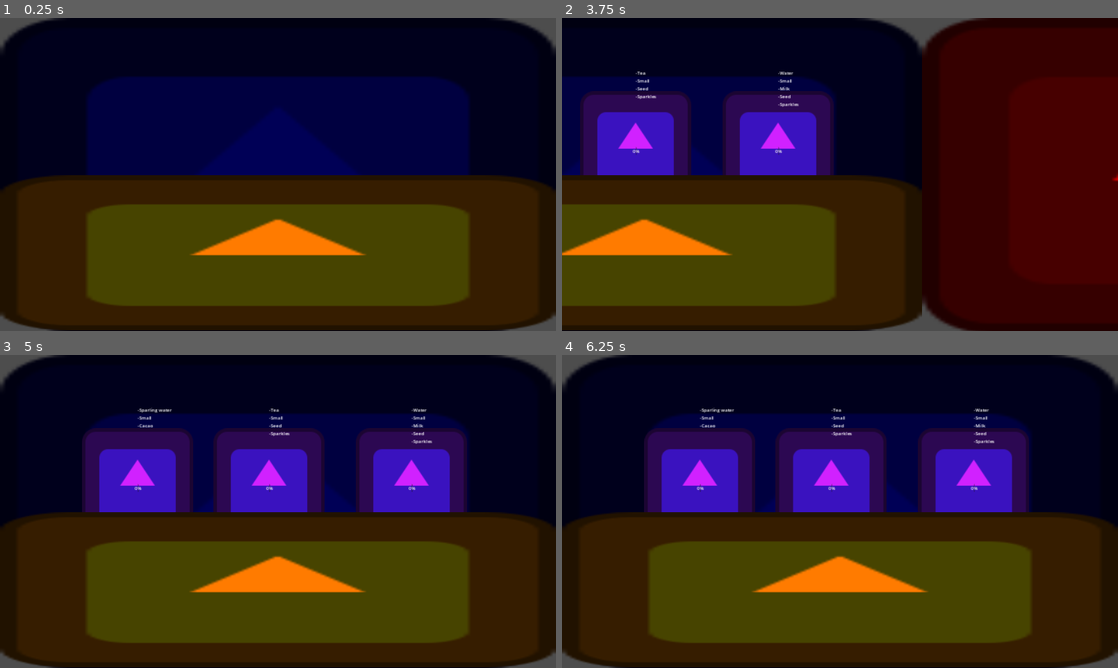
Above: before the commit, frames 1-4 (two rows, left to right).
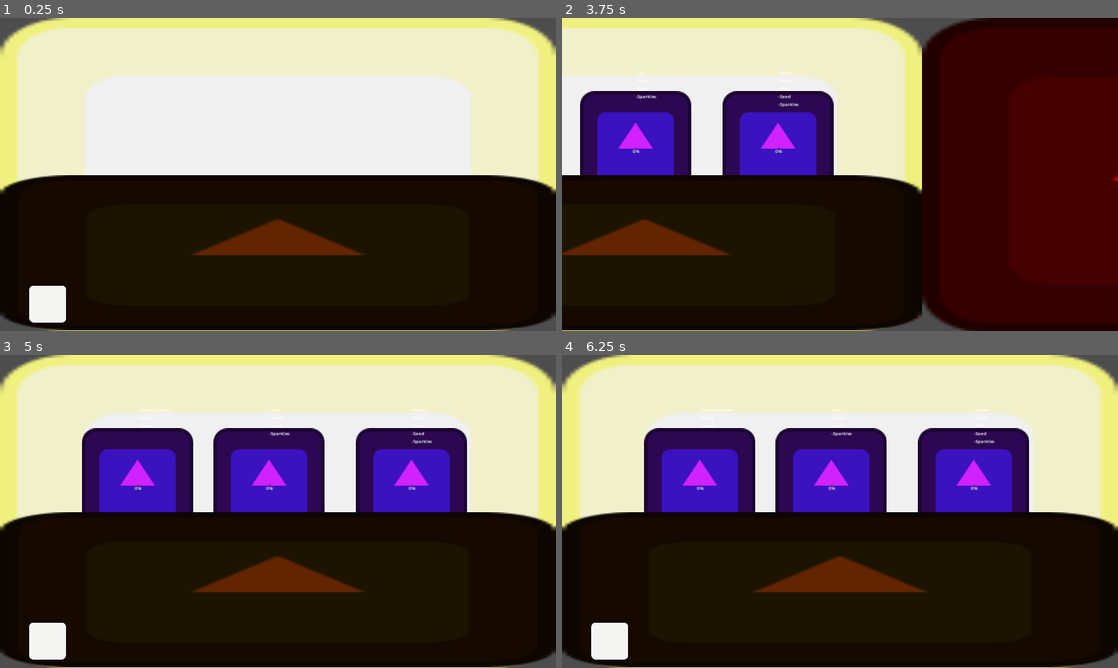
Above: after the commit, the same moments.

Repository: killerlick/creamy-cat-coffy
Game: Godot game, scene res://scenes/level.tscn
Same seed, same stepped clock (60 frames per second), same inputs: the game is played once before the commit and once after it. The project has no main scene, so this scene is started directly. The engine's default icon, where the game draws it, is replaced by a stand-in: a white triangle on a blue panel in a dark square.
Inputs (mouse positions are in pixels of both pictures, inside the frame that each line leads up to):
- Up to frame 1 (0.25 s): no input
- Up to frame 2 (3.75 s): tap Enter at 0.5, 3.5 s; move the mouse to (962, 158) at 0.52 s; hold D (Right) 0.53-1.25 s; hold G (spawn_cat) 0.53-1.25 s; click (962, 158) at 0.67 s; drag from (728, 190) to (812, 237) at 1.27 s; move the mouse to (895, 105) at 2.02 s; hold D (Right) 2.03-2.75 s; hold G (spawn_cat) 2.03-2.75 s; click (895, 105) at 2.17 s; tap Space at 2.75 s; drag from (812, 237) to (673, 127) at 2.77 s; move the mouse to (1006, 221) at 3.52 s; hold Left (Left) from 3.53 s (still down); hold G (spawn_cat) from 3.53 s (still down); click (1006, 221) at 3.67 s
- Up to frame 3 (5 s): release Left (Left) at 4.25 s; release G (spawn_cat) at 4.25 s; drag from (111, 464) to (194, 433) at 4.27 s
- Up to frame 4 (6.25 s): move the mouse to (867, 511) at 5.02 s; hold Left (Left) 5.03-5.75 s; hold G (spawn_cat) 5.03-5.75 s; click (867, 511) at 5.17 s; tap Space at 5.75 s; drag from (756, 433) to (728, 527) at 5.77 s

The runs differ from the first frame. In frame 1, 94% of the frame differs, in the area x 0-100%, y 0-100%; in frame 2, 51%; in frame 3, 78%; in frame 4, 78%.

Commit message:
avancer dans le projet

Diff:
--- a/scenes/Cat.tscn
+++ b/scenes/Cat.tscn
@@ -1,9 +1,12 @@
-[gd_scene load_steps=3 format=3 uid="uid://cw5xrbfnapuyr"]
+[gd_scene load_steps=4 format=3 uid="uid://cw5xrbfnapuyr"]
 
 [ext_resource type="Script" path="res://scripts/cat.gd" id="1_x41no"]
 [ext_resource type="Texture2D" uid="uid://dhjuoxaevqqr1" path="res://icon.svg" id="2_qilwo"]
 
-[node name="Cat" type="Node2D"]
+[sub_resource type="RectangleShape2D" id="RectangleShape2D_4yopp"]
+size = Vector2(388, 386)
+
+[node name="Cat" type="Node2D" groups=["cats"]]
 script = ExtResource("1_x41no")
 
 [node name="Cat_sprite" type="Sprite2D" parent="."]
@@ -18,9 +21,20 @@
 
 [node name="Order_bubble" type="Node2D" parent="."]
 
-[node name="Order_text" type="Label" parent="."]
+[node name="Order_text" type="Label" parent="Order_bubble"]
 offset_top = -268.0
-offset_right = 115.0
-offset_bottom = -245.0
+offset_right = 152.0
+offset_bottom = -219.0
 text = "je veux un truc
 un cafe , du matcha"
+
+[node name="Area2D" type="Area2D" parent="." groups=["cats"]]
+light_mask = 2
+visibility_layer = 2
+
+[node name="CollisionShape2D" type="CollisionShape2D" parent="Area2D"]
+position = Vector2(2, -1)
+shape = SubResource("RectangleShape2D_4yopp")
+
+[connection signal="mouse_entered" from="Area2D" to="." method="_on_area_2d_mouse_entered"]
+[connection signal="mouse_exited" from="Area2D" to="." method="_on_area_2d_mouse_exited"]
--- a/scenes/Drink.tscn
+++ b/scenes/Drink.tscn
@@ -1,8 +1,13 @@
-[gd_scene load_steps=2 format=3 uid="uid://y2ox1ugtgjyo"]
+[gd_scene load_steps=4 format=3 uid="uid://y2ox1ugtgjyo"]
 
 [ext_resource type="Script" path="res://scripts/drink_scene.gd" id="1_wd358"]
+[ext_resource type="Texture2D" uid="uid://dhjuoxaevqqr1" path="res://icon.svg" id="2_rsr50"]
+
+[sub_resource type="RectangleShape2D" id="RectangleShape2D_1qmre"]
+size = Vector2(129, 128)
 
 [node name="Drink" type="Node2D"]
+z_index = 10
 script = ExtResource("1_wd358")
 
 [node name="addons" type="Node2D" parent="."]
@@ -14,3 +19,16 @@
 [node name="powder" type="Sprite2D" parent="."]
 
 [node name="topping" type="Node2D" parent="."]
+
+[node name="test" type="Sprite2D" parent="."]
+modulate = Color(94.595, 100, 100, 0.953)
+texture = ExtResource("2_rsr50")
+
+[node name="Area2D" type="Area2D" parent="."]
+
+[node name="CollisionShape2D" type="CollisionShape2D" parent="Area2D"]
+position = Vector2(0.5, 0)
+shape = SubResource("RectangleShape2D_1qmre")
+
+[connection signal="mouse_entered" from="Area2D" to="." method="_on_area_2d_mouse_entered"]
+[connection signal="mouse_exited" from="Area2D" to="." method="_on_area_2d_mouse_exited"]
--- a/scenes/comptoir.tscn
+++ b/scenes/comptoir.tscn
@@ -7,7 +7,8 @@
 script = ExtResource("1_l3mem")
 
 [node name="background" type="Sprite2D" parent="."]
-modulate = Color(0, 0, 0.337255, 1)
+modulate = Color(57.297, 60, 58.378, 0.914)
+self_modulate = Color(0.455348, 0.406316, 0.0447291, 1)
 z_index = -10
 scale = Vector2(15, 8.438)
 texture = ExtResource("1_cfgpo")
@@ -72,7 +73,8 @@
 
 [node name="comptoir" type="Sprite2D" parent="."]
 modulate = Color(1, 0.482353, 0, 1)
-z_index = 10
+self_modulate = Color(0.389371, 0.299193, 0.114966, 1)
+z_index = 5
 position = Vector2(0, 543)
 scale = Vector2(15, 4.17188)
 texture = ExtResource("1_cfgpo")
--- a/scenes/level.tscn
+++ b/scenes/level.tscn
@@ -1,8 +1,9 @@
-[gd_scene load_steps=4 format=3 uid="uid://cnkucty37mjr5"]
+[gd_scene load_steps=5 format=3 uid="uid://cnkucty37mjr5"]
 
 [ext_resource type="PackedScene" uid="uid://cl3o4tlt4d7sv" path="res://scenes/comptoir.tscn" id="1_ktvs7"]
 [ext_resource type="Script" path="res://scripts/level.gd" id="1_u1ola"]
 [ext_resource type="PackedScene" uid="uid://qrpje8cifsi8" path="res://scenes/Cuisine.tscn" id="2_curd1"]
+[ext_resource type="PackedScene" uid="uid://y2ox1ugtgjyo" path="res://scenes/Drink.tscn" id="4_qs0g1"]
 
 [node name="Level" type="Node2D"]
 script = ExtResource("1_u1ola")
@@ -15,3 +16,6 @@
 [node name="Camera2D" type="Camera2D" parent="."]
 anchor_mode = 0
 limit_smoothed = true
+
+[node name="Drink" parent="." instance=ExtResource("4_qs0g1")]
+position = Vector2(165, 987)
--- a/scripts/cat.gd
+++ b/scripts/cat.gd
@@ -1,14 +1,16 @@
-
 class_name Cat
 extends Node2D
 
 
 var drink_wanted : DrinkData
 
+var mouse_inside := false
+
 @onready var cat_sprite : Sprite2D = $"Cat sprite"
 @onready var bar_attente : ProgressBar = $Bar_attente
 @onready var order_bubble : Node2D =$Order_bubble
-@onready var order_text : Label = $Order_text
+@onready var order_text : Label = $Order_bubble/Order_text
+@onready var area : Area2D = $Area2D
 
 
 
@@ -20,11 +22,13 @@
 	print(drink_wanted.to_string())
 	set_order_text(drink_wanted.get_all_ingredients())
 
+func receive_drink(drink : DrinkData) -> void:
+	var good_command = drink.is_equal(drink_wanted)
+	if good_command == true:
+		print("bonne command")
+	else:
+		print("mauvaise commande")
 
-
-# Called every frame. 'delta' is the elapsed time since the previous frame.
-func _process(delta: float) -> void:
-	pass
 
 func set_order_text(orders:Array[String]):
 	var text = ""
@@ -33,6 +37,13 @@
 	order_text.text = text
 
 
-
 func generate_drink() -> void :
 	drink_wanted.random_drink()
+
+
+func _on_area_2d_mouse_entered() -> void:
+	mouse_inside = true
+
+
+func _on_area_2d_mouse_exited() -> void:
+	mouse_inside = false
--- a/scripts/drink_scene.gd
+++ b/scripts/drink_scene.gd
@@ -1,17 +1,49 @@
 extends Node2D
+class_name Drink
 
+var dragging : bool = false
+var original_position : Vector2
 var drink_data : DrinkData
+var is_selected : bool = false
 
 @onready var addons_sprite_container : Node2D = $addons
 @onready var liquid_sprite : Sprite2D = $liquid
 @onready var glass_sprite : Sprite2D = $glasses
 @onready var powder_sprite : Sprite2D = $powder
 @onready var topping_sprite_container : Node2D = $topping
+@onready var area :Area2D = $Area2D
 
 # Called when the node enters the scene tree for the first time.
 func _ready() -> void:
-	spawning_topping()
-	spawning_addon()
+	if drink_data!=null:
+		spawning_topping()
+		spawning_addon()
+
+func _process(delta: float) -> void:
+	if dragging:
+		global_position = get_global_mouse_position()
+
+func _input(event: InputEvent) -> void:
+	if event is InputEventMouseButton:
+		if event.button_index == MOUSE_BUTTON_LEFT:
+			if event.pressed and is_selected ==true:
+					dragging=true
+					original_position = global_position
+			else:
+				if dragging:
+					dragging = false
+					on_drop()
+
+func on_drop():
+	var overlappings = area.get_overlapping_areas()
+	for obj in overlappings:
+		print(obj)
+		var cat = obj.get_parent()
+		if cat is Cat:
+			print("is a cat")
+			cat.receive_drink(drink_data)
+			return
+	global_position = original_position
 
 func spawning_addon() -> void:
 	for child in addons_sprite_container.get_children():
@@ -21,18 +53,18 @@
 		sprite.texture = addon.element_sprite[0]
 		addons_sprite_container.add_child(sprite)
 
-
 func spawning_topping() -> void:
 	for child in topping_sprite_container.get_children():
 		child.queue_free()
-	for topping in drink_data.topping:
+	for topping in drink_data.toppings:
 		var sprite = Sprite2D.new()
 		sprite.texture = topping.element_sprite[0]
 		topping_sprite_container.add_child(sprite)
 
 
-func change_water_color(flavor :String) -> void:
-	if drink_data.liquid.element_name == "water":
-		#un truc pour changer la couler de l'eau
-		pass
-	pass
+func _on_area_2d_mouse_entered() -> void:
+	is_selected = true # Replace with function body.
+
+
+func _on_area_2d_mouse_exited() -> void:
+	is_selected = false # Replace with function body.
